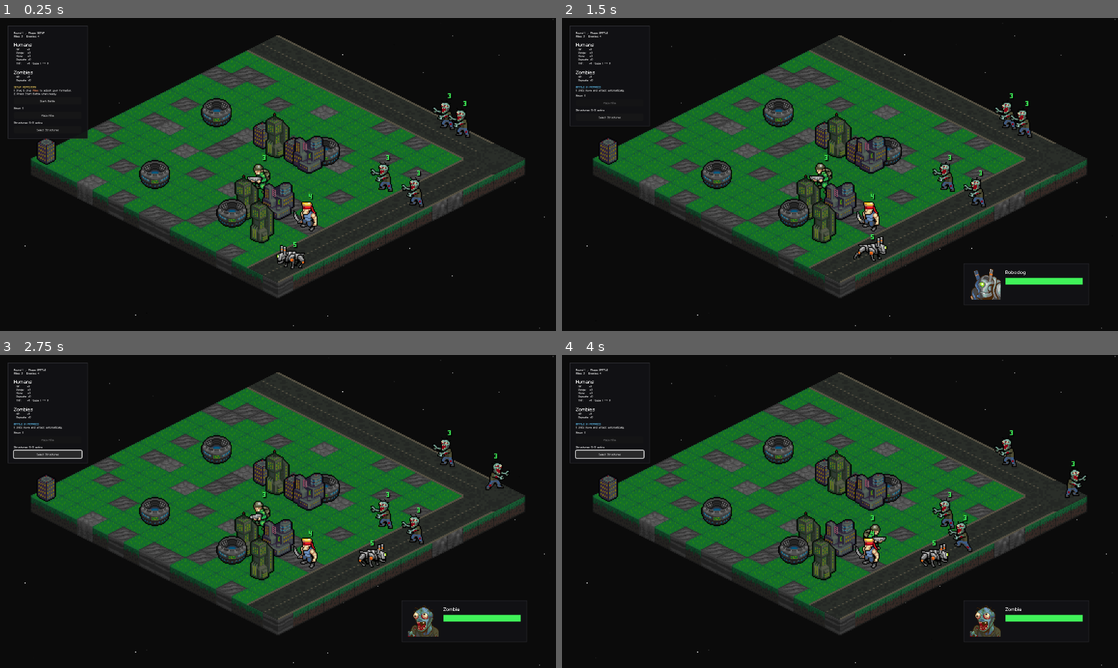
Above: before the commit, frames 1-4 (two rows, left to right).
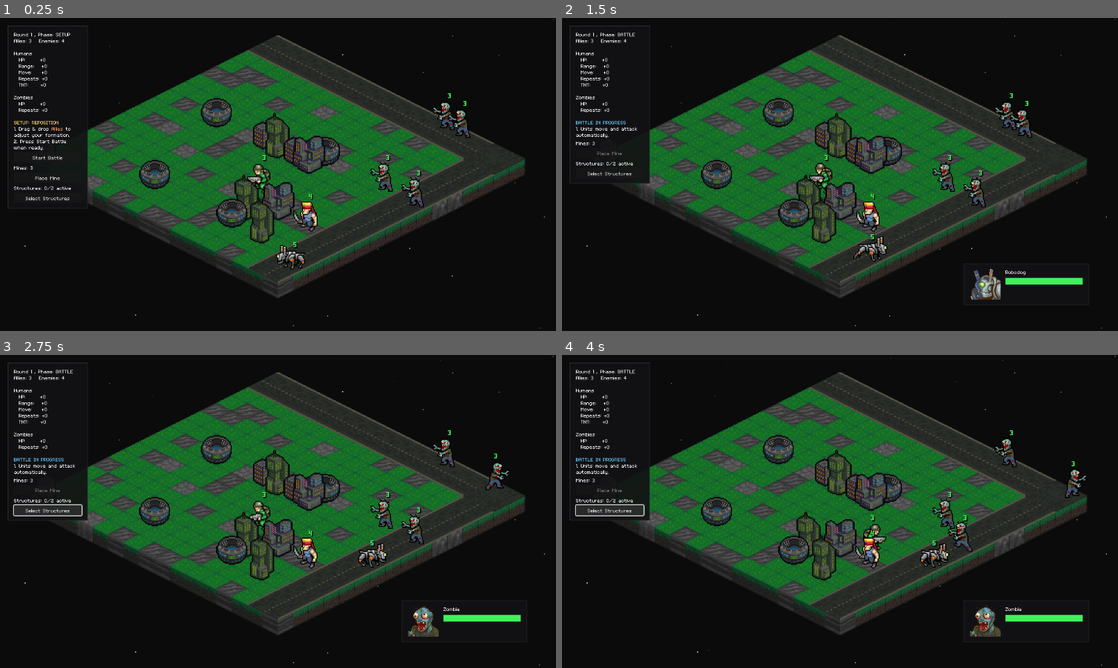
Above: after the commit, the same moments.

Repository: Tekknobot/MEKIII
Game: Godot game, scene res://scenes/Game.tscn
Same seed, same stepped clock (60 frames per second), same inputs: the game is played once before the commit and once after it.
Inputs:
- Up to frame 1 (0.25 s): no input
- Up to frame 2 (1.5 s): click "Place Mine" at 0.5 s; click "Start Battle" at 1.25 s
- Up to frame 3 (2.75 s): click "Select Structures" at 2 s
- Up to frame 4 (4 s): click "Select Structures" at 2.75 s; click "Select Structures" at 3.5 s

The runs differ from the first frame. In frame 1, 2.2% of the frame differs, in the area x 1-16%, y 4-61%; in frame 2, 2.0%; in frame 3, 2.2%; in frame 4, 2.2%.

Commit message:
Chip away.

Diff:
--- a/scripts/game.gd
+++ b/scripts/game.gd
@@ -209,7 +209,7 @@
 
 # Put this near the top of game.gd (or wherever _build_ui lives)
 @export var ui_font_path: String = "res://fonts/magofonts/mago1.ttf"
-@export var ui_font_size: int = 8
+@export var ui_font_size: int = 16
 @export var ui_title_font_size: int = 16
 
 var ui_font: FontFile
@@ -1256,6 +1256,10 @@
 		ui_mine_button.disabled = (state != GameState.SETUP) or (mines_left <= 0) or (landmine_scene == null)
 		ui_mine_button.text = ("Place Mine" if not mine_placing else "Place Mine (Click map...)")
 
+	if mines_left != null:
+		ui_mine_button.disabled = (state != GameState.SETUP) or (mines_left <= 0) or (landmine_scene == null)
+		ui_mine_button.text = ("Place Mine" if not mine_placing else "Place Mine (Click map...)")
+
 func _on_mine_button_pressed() -> void:
 	if state != GameState.SETUP:
 		return
@@ -1389,7 +1393,7 @@
 	var lines: Array[String] = []
 
 	# Header
-	lines.append("Round %d  ,  Phase: %s" % [round_index, phase])
+	lines.append("Round %d , Phase: %s" % [round_index, phase])
 	lines.append("Allies: %d   Enemies: %d" % [get_units(Unit.Team.ALLY).size(), get_units(Unit.Team.ENEMY).size()])
 	lines.append("")
 
@@ -1404,7 +1408,7 @@
 	lines.append("  Range:   +%d" % bonus_attack_range)
 	lines.append("  Move:    +%d" % bonus_move_range)
 	lines.append("  Repeats: +%d" % bonus_attack_repeats)
-	lines.append("  TNT:     +%d  (base %d → %d)" % [bonus_tnt_damage, tnt_damage, cur_tnt])
+	lines.append("  TNT:     +%d" % [bonus_tnt_damage])
 	lines.append("")
 
 	# ---- Zombies (STACKED) ----
@@ -1542,8 +1546,6 @@
 		if TM != null:
 			TM.battle_started.connect(_on_battle_started)
 			TM.battle_ended.connect(_on_battle_ended)
-
-	_advance_round_progression()
 
 	spawn_structures()
 	spawn_units()
@@ -2300,9 +2302,12 @@
 
 		# --- Mine placement click (SETUP only) ---
 		if mb.button_index == MOUSE_BUTTON_LEFT and mb.pressed and mine_placing:
-			_place_mine_at(hovered_cell) # try
-			#mine_placing = false         # ✅ always exit after click
+			var placed := _place_mine_at(hovered_cell) # make this return true/false if possible
 			_update_mine_ui()
+
+			# If we placed and we’re now out of mines (or at max), exit + unpress
+			if placed and mines_left <= 0:  # rename to your real vars
+				_exit_mine_placing()
 			return
 
 		# --- Structure selection click (SETUP only) ---
@@ -2354,6 +2359,16 @@
 			_update_mine_ui()
 			return
 
+func _exit_mine_placing() -> void:
+	mine_placing = false
+
+	if ui_mine_button != null and is_instance_valid(ui_mine_button):
+		# force the toggle button to unpress
+		ui_mine_button.set_pressed_no_signal(false)
+		# optional: prevent re-entering if no mines left
+		ui_mine_button.disabled = true
+
+	_update_mine_ui()
 
 func try_attack_selected(target: Unit) -> bool:
 	if selected_unit == null or target == null:
